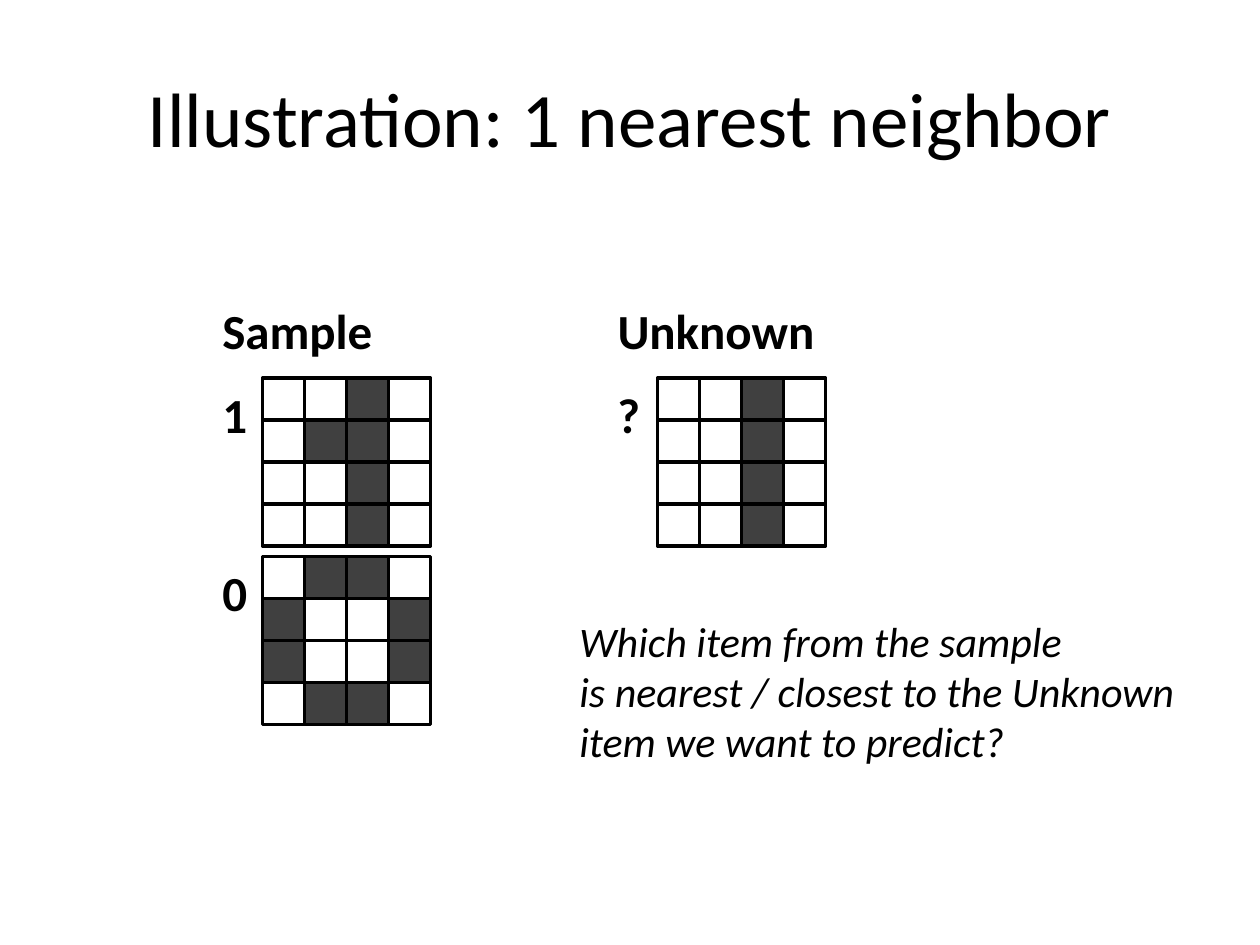
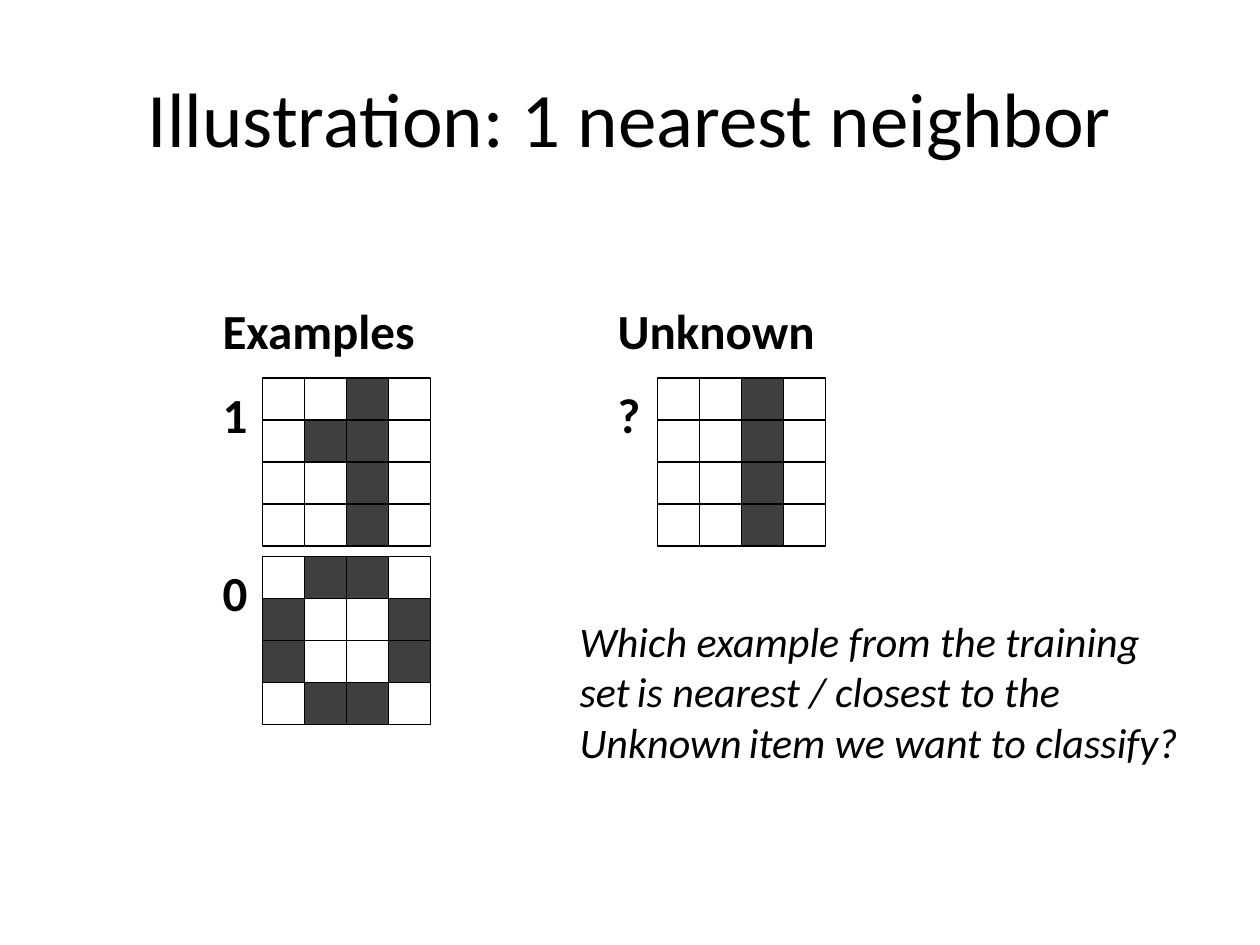
Before and after one commit to strangeloop/lambdajam2013, a slide deck: slide 10 of jams/learning/Machine Learning Jam.pptx. Drawn at 1260x945 pixels with LibreOffice and Linux fonts; fonts in the diff are those of the drawing. Boxes give left, top, right and bottom in pixels: in the first picture for what was removed or moved away, otherwise in the second. Text is boxed around its words. In the diff, an @@ line names an element or a change of style, - is before the commit and + after.

```diff
--- a/jams/learning/Machine Learning Jam.pptx
+++ b/jams/learning/Machine Learning Jam.pptx
@@ text removed at (222,314,372,357) @@
-Sample
@@ text added at (223,314,415,357), 28 pt, text #000000, bold @@
+Examples
@@ text at (580,627,1177,765): text changed @@
-Which item from the sample
-is nearest / closest to the Unknown
-item we want to predict?
+Which example from the training set is nearest / closest to the Unknown item we want to classify?
```
Also in this commit, not shown: 15 other slides changed, 4 slides added, 1 slide removed, 1 other file.
